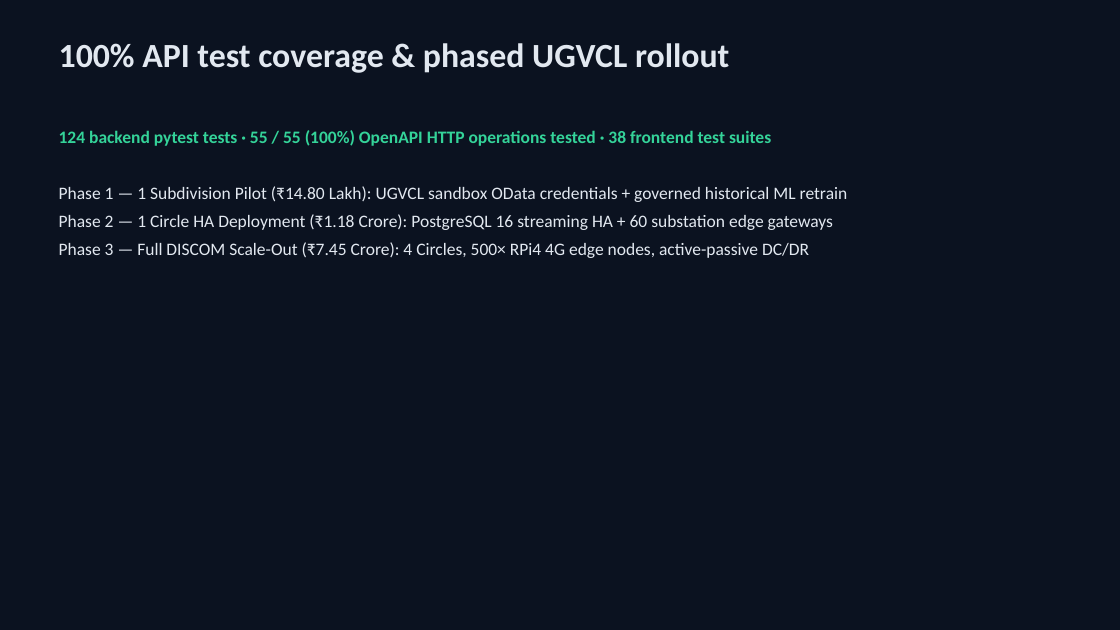
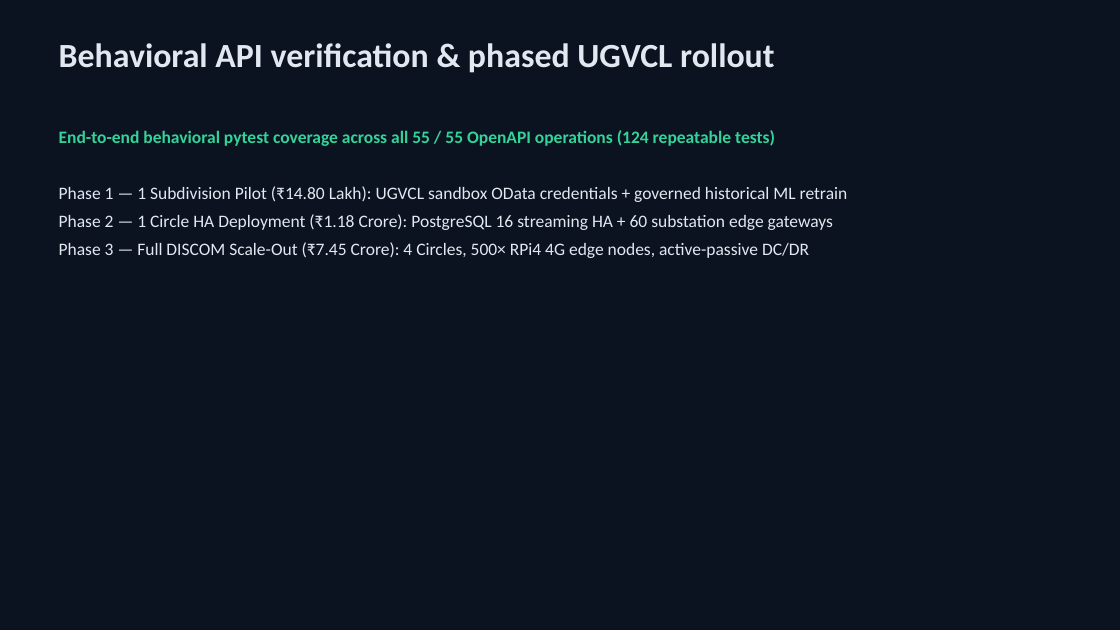
Before and after one commit to Yogeshsingh123-LAB/VidyutFlow, a slide deck: slide 11 of docs/deck/VidyutFlow_PS000125.pptx. Drawn at 1120x630 pixels with LibreOffice and Linux fonts; fonts in the diff are those of the drawing. Boxes give left, top, right and bottom in pixels: in the first picture for what was removed or moved away, otherwise in the second. Text is boxed around its words. In the diff, an @@ line names an element or a change of style, - is before the commit and + after.

```diff
--- a/docs/deck/VidyutFlow_PS000125.pptx
+++ b/docs/deck/VidyutFlow_PS000125.pptx
@@ text at (59,43,774,73): text changed @@
-100% API test coverage & phased UGVCL rollout
+Behavioral API verification & phased UGVCL rollout
@@ text at (59,130,775,146): text changed @@
-124 backend pytest tests · 55 / 55 (100%) OpenAPI HTTP operations tested · 38 frontend test suites
+End-to-end behavioral pytest coverage across all 55 / 55 OpenAPI operations (124 repeatable tests)
```
Also in this commit, not shown: 2 other slides changed, 8 other files.
